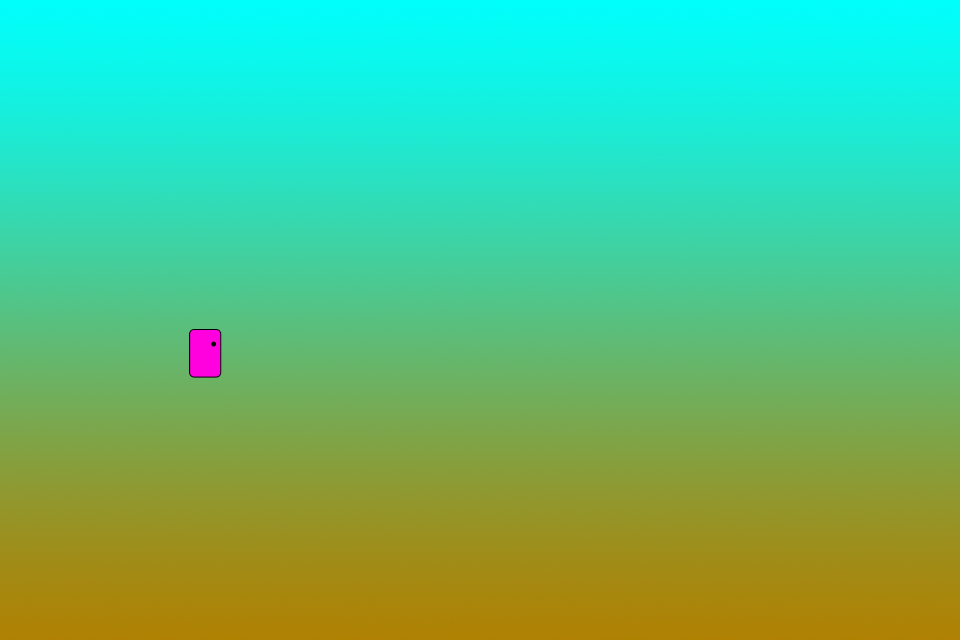
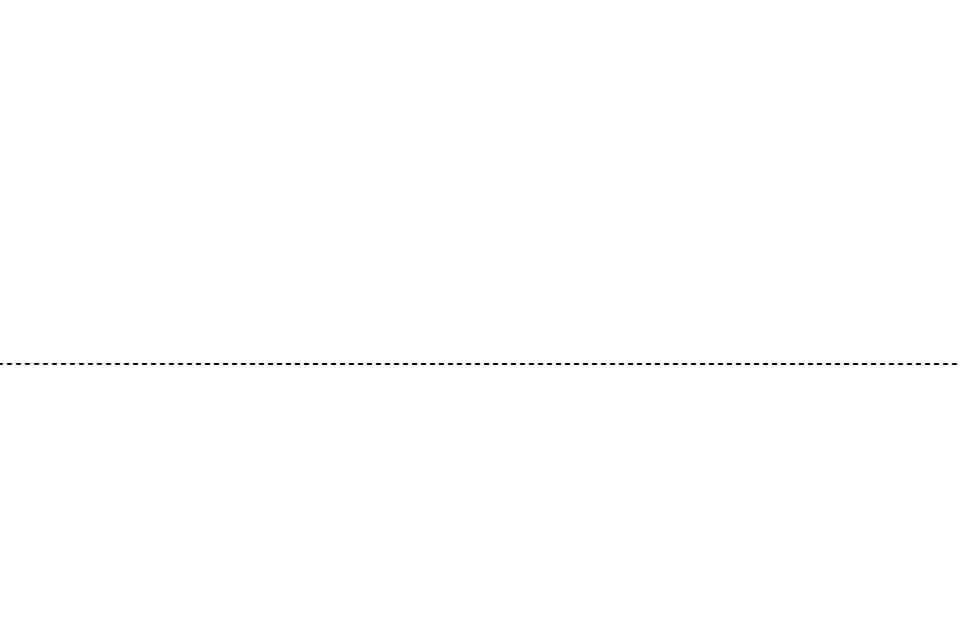
The second (960, 640) image is a revision of the first. Changes to its layers:
showed group "Player" (1st of 2) (3 layers) over (0, 363, 959, 617)
showed "Guide Line", painted on it over (0, 363, 959, 365)
hid group "MainMenu" (3 layers) over (189, 329, 222, 378)
hid "Background" over (0, 0, 960, 640)
